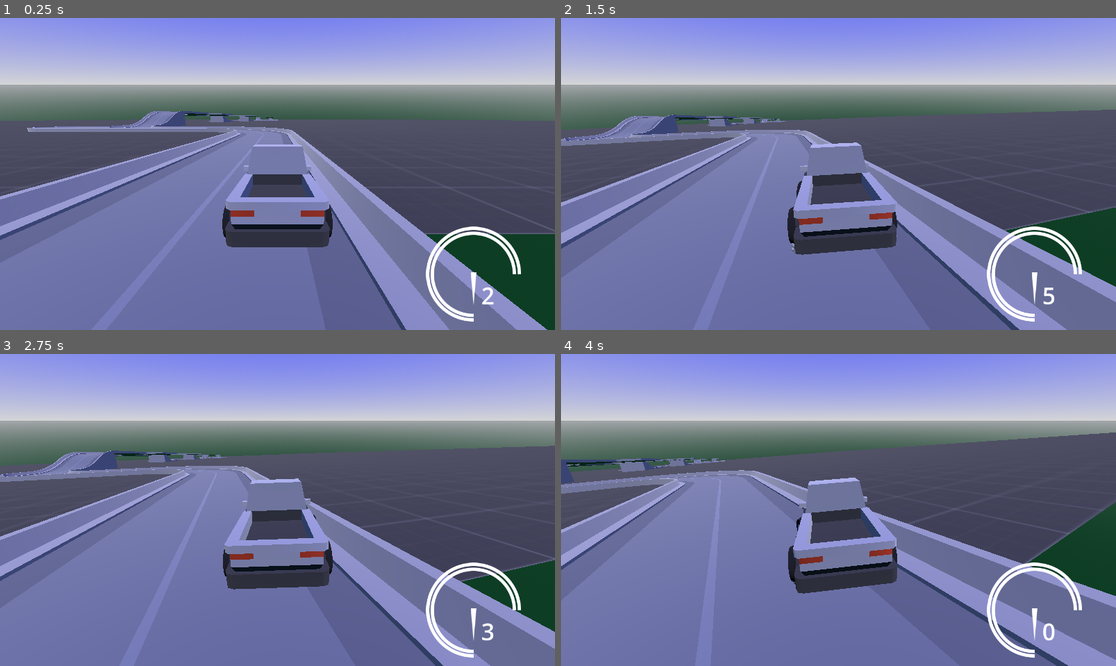
Above: before the commit, frames 1-4 (two rows, left to right).
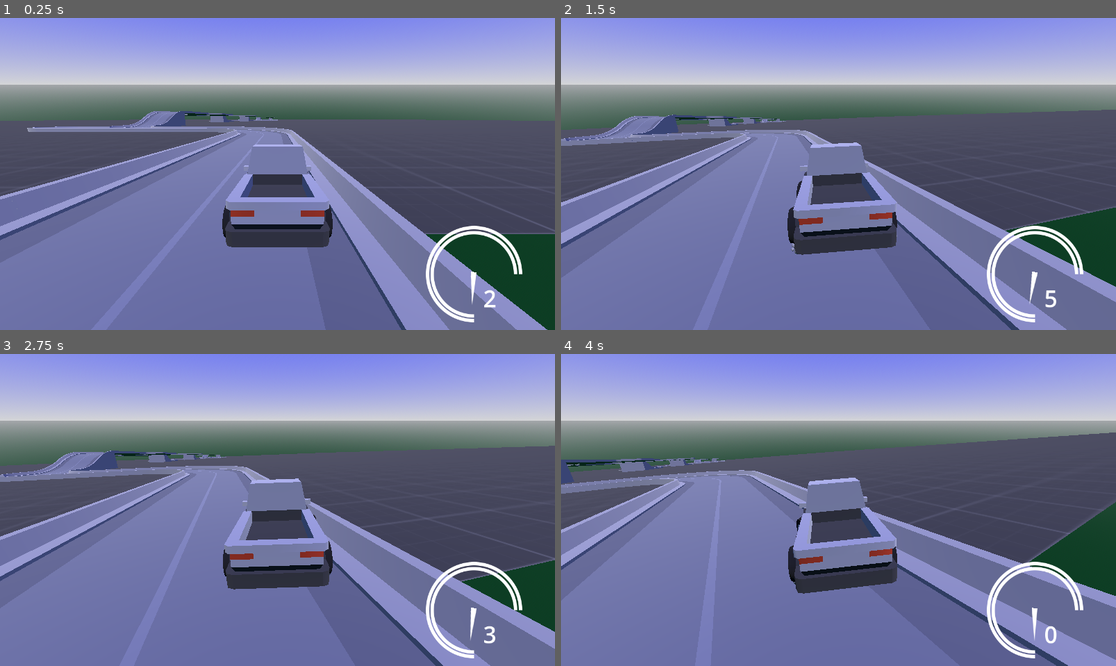
Above: after the commit, the same moments.

Repository: Yngwarr/tofu-delivery-game
Game: Godot game, scene res://scenes/Game.tscn
Two runs of this game, one before a commit and one after it. Both use one fixed random seed, a clock stepped at 60 frames per second and the inputs below.
Inputs:
- Up to frame 1 (0.25 s): no input
- Up to frame 2 (1.5 s): hold D (steer_right) 0.53-1.28 s; tap W (throttle) at 0.6, 1.35 s; hold S (brake) from 1.28 s (still down)
- Up to frame 3 (2.75 s): release S (brake) at 2.03 s; hold D (steer_right) from 2.03 s (still down); tap W (throttle) at 2.1 s
- Up to frame 4 (4 s): tap W (throttle) at 2.85, 3.6 s; release D (steer_right) at 3.53 s; hold A (steer_left) from 3.53 s (still down)

The runs differ from the first frame. In frame 1, 0.6% of the frame differs, in the area x 76-95%, y 66-98%; in frame 2, 0.6%; in frame 3, 0.6%; in frame 4, 0.6%.

Commit message:
wired the speedometer

Diff:
--- a/scenes/Game.tscn
+++ b/scenes/Game.tscn
@@ -34,36 +34,48 @@
 [node name="Game" type="Node3D"]
 
 [node name="HUD" type="CanvasLayer" parent="."]
+follow_viewport_enabled = true
 
-[node name="SpeedometerBG" type="Sprite2D" parent="HUD"]
-position = Vector2(983, 532)
-scale = Vector2(0.856522, 0.856522)
-texture = ExtResource("5_8lsma")
-
-[node name="Arrow" type="Sprite2D" parent="HUD/SpeedometerBG"]
-scale = Vector2(1.16751, 1.16751)
-texture = ExtResource("6_6458a")
-offset = Vector2(0, 30)
-flip_v = true
-
-[node name="Speedometer" type="Label" parent="HUD" node_paths=PackedStringArray("car")]
+[node name="Speedometer" type="TextureRect" parent="HUD" node_paths=PackedStringArray("car")]
 anchors_preset = 3
 anchor_left = 1.0
 anchor_top = 1.0
 anchor_right = 1.0
 anchor_bottom = 1.0
-offset_left = -153.0
-offset_top = -105.0
-offset_right = -20.0
-offset_bottom = -35.0
+offset_left = -268.0
+offset_top = -216.0
+offset_right = -68.0
+offset_bottom = -16.0
+grow_horizontal = 0
+grow_vertical = 0
+texture = ExtResource("5_8lsma")
+expand_mode = 4
+script = ExtResource("3_euadt")
+car = NodePath("../../Car")
+
+[node name="Text" type="Label" parent="HUD/Speedometer"]
+layout_mode = 1
+anchors_preset = 3
+anchor_left = 1.0
+anchor_top = 1.0
+anchor_right = 1.0
+anchor_bottom = 1.0
+offset_left = -81.0
+offset_top = -83.0
+offset_bottom = -13.0
 grow_horizontal = 0
 grow_vertical = 0
 size_flags_horizontal = 8
 size_flags_vertical = 8
 theme_override_font_sizes/font_size = 48
 text = "136"
-script = ExtResource("3_euadt")
-car = NodePath("../../Car")
+
+[node name="Arrow" type="Sprite2D" parent="HUD/Speedometer"]
+position = Vector2(99, 100)
+scale = Vector2(0.999998, 0.999998)
+texture = ExtResource("6_6458a")
+offset = Vector2(0, 30)
+flip_v = true
 
 [node name="Floor" type="StaticBody3D" parent="."]
 collision_layer = 2
--- a/src/Speedometer.gd
+++ b/src/Speedometer.gd
@@ -1,8 +1,12 @@
-extends Label
+extends TextureRect
 
 @export var car: RigidBody3D
+
+@onready var label: Label = $Text
+@onready var arrow: Sprite2D = $Arrow
 
 func _physics_process(_delta):
 	# converting to km/h
 	var speed = car.get_linear_velocity().length() * 3.6
-	text = "%.f" % speed
+	label.text = "%.f" % speed
+	arrow.rotation_degrees = 270.0 * (speed / 150)
